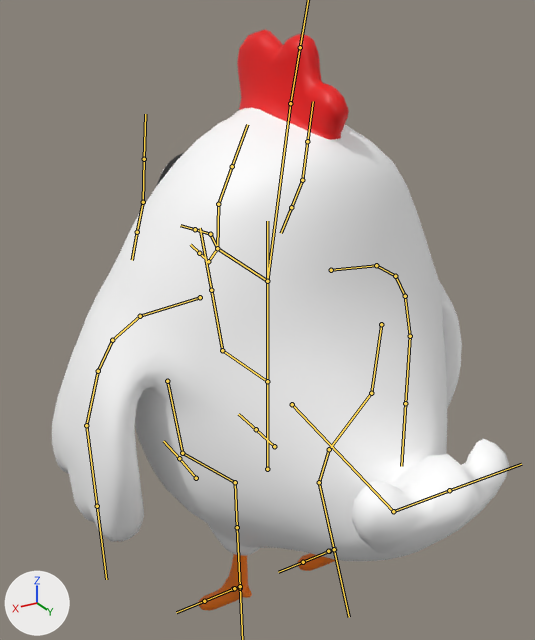
An edit to the FBX model Assets/HellsChicken/Art/Animation/Characters/Chicken_animations.fbx, drawn before and after from the same camera.
The view is the same before and after, from a 50 mm camera at (0.501, 0.854, 0.879) aimed at (0.002, 0.024, 0.464). Lighting does not change. The marker at lower left points along +X, +Y and +Z. Both versions are drawn at frame 1 of the action 'Chicken|Flamethrower'; the numbers are the values there. The bones that bend it are drawn over the model as lines.

Objects in the first picture: 'Chicken_mesh', 'eyelidLower.L'.
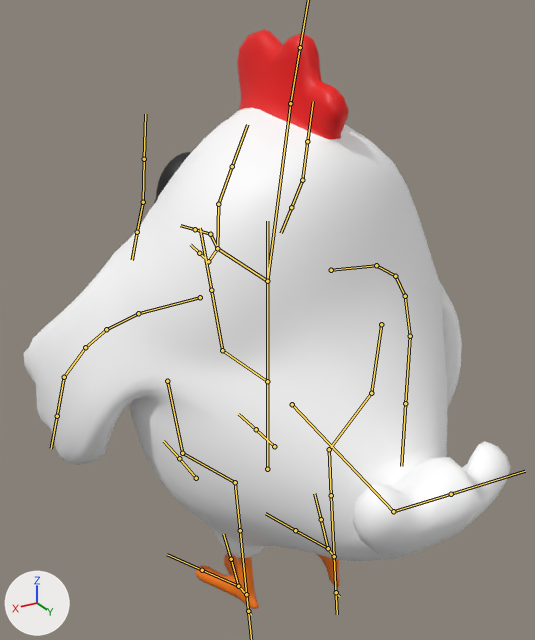
The edits, one by one:
Bone 'leg3.L' (bone_leg3_l) turns from (-2, 1, -3) to (-2, 1, -9) degrees about its own x, y and z.
Bone 'wing1.L' (bone_wing1_l) turns from (0, 0, 0) to (-2, -38, 5) degrees about its own x, y and z.
Bone 'leg3.R' (bone_leg3_r) turns from (2, -1, 17) to (2, -1, -9) degrees about its own x, y and z.
Bone 'leg4.R' (bone_leg4_r) turns from (-4, -5, -39) to (-3, -2, 5) degrees about its own x, y and z.
Bone 'legIK.L' (bone_legik_l) moves from (-0.004, 0.0, 0.0) to (-0.029, 0.027, 0.0).
Bone 'legIK.L' (bone_legik_l) turns from (0, 0, -46) to (0, 0, -1) degrees about its own x, y and z.
Bone 'foot.L' (bone_foot_l) moves from (-0.003, -0.003, 0.0) to (-0.031, 0.004, 0.0).
Bone 'lekIK.R' (bone_lekik_r) moves from (0.02, 0.012, 0.0) to (-0.064, 0.023, -0.001).
Bone 'lekIK.R' (bone_lekik_r) turns from (0, 0, -46) to (0, 0, 0) degrees about its own x, y and z.
Bone 'foot.R' (bone_foot_r) moves from (0.004, -0.008, 0.001) to (-0.066, 0.003, 0.001).

Pixel boxes [x1, y1, x2, y2] of what changed, in the pictures (535 x 640 px):
'Chicken_mesh', posed (6% wider): before [52, 29, 509, 611]; after [24, 29, 510, 609]
bone 'leg3.L', root to tip: before (235, 482) to (237, 527); after (235, 482) to (240, 530)
bone 'wing1.L', root to tip: before (200, 297) to (140, 316); after (200, 297) to (138, 313)
bone 'leg3.R', root to tip: before (329, 449) to (319, 482); after (329, 449) to (331, 495)
bone 'leg4.R', root to tip: before (319, 482) to (334, 549); after (331, 495) to (334, 556)
bone 'legIK.L', root to tip: before (240, 588) to (242, 587); after (248, 611) to (251, 615)
bone 'foot.L', root to tip: before (240, 586) to (234, 588); after (246, 594) to (238, 586)
bone 'lekIK.R', root to tip: before (334, 549) to (336, 548); after (336, 592) to (339, 596)
bone 'foot.R', root to tip: before (334, 549) to (329, 551); after (334, 556) to (328, 548)
